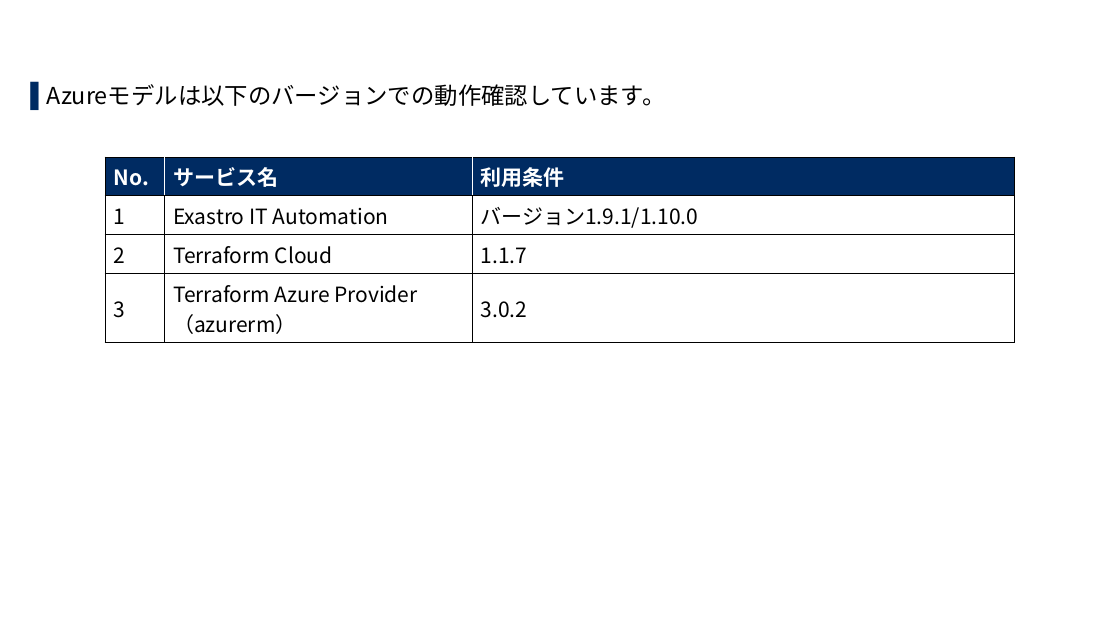
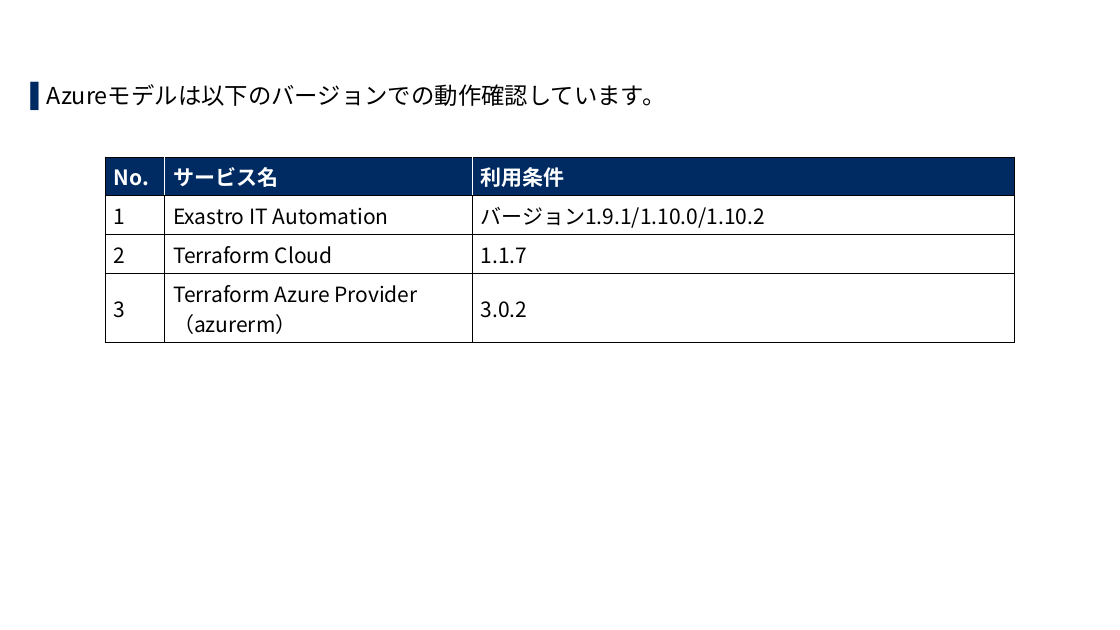
Before and after one commit to exastro-suite/it-automation-settingsamples-azure, a slide deck: slide 7 of docs/setting-samples-azure-install_ja.pptx. Drawn at 1120x630 pixels with LibreOffice and Linux fonts; fonts in the diff are those of the drawing; background and template pictures are left out. Boxes give left, top, right and bottom in pixels: in the first picture for what was removed or moved away, otherwise in the second. Text is boxed around its words. In the diff, an @@ line names an element or a change of style, - is before the commit and + after.

```diff
--- a/docs/setting-samples-azure-install_ja.pptx
+++ b/docs/setting-samples-azure-install_ja.pptx
@@ table at (105,157,1015,338) @@
-row 2, column 3: バージョン1.9.1/1.10.0
+row 2, column 3: バージョン1.9.1/1.10.0/1.10.2
```
Also in this commit, not shown: 1 other slide changed, 3 other files.
